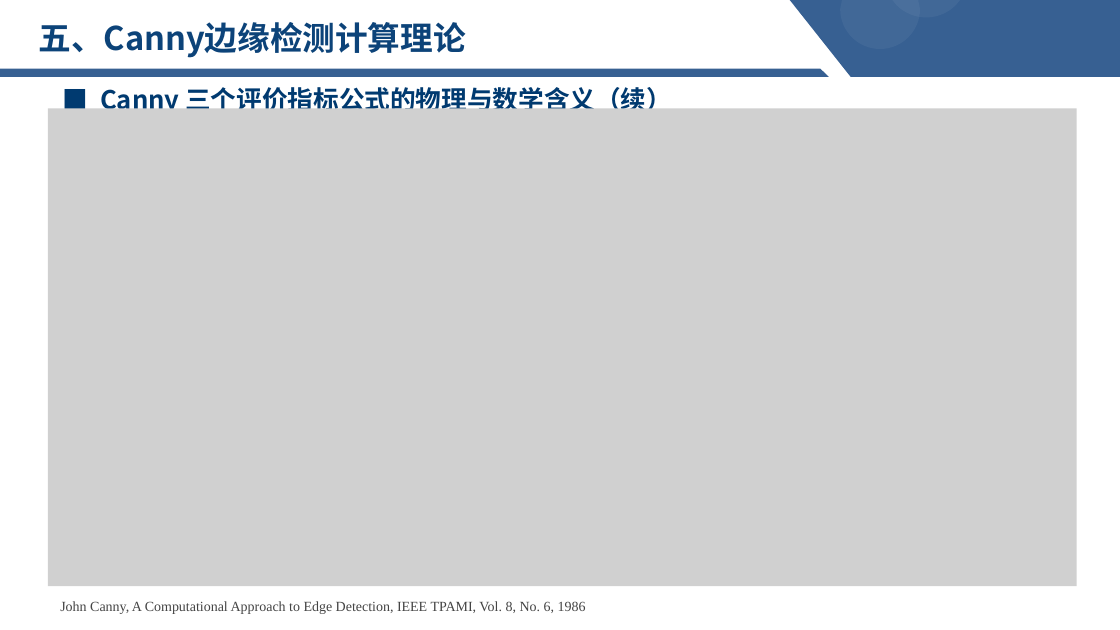
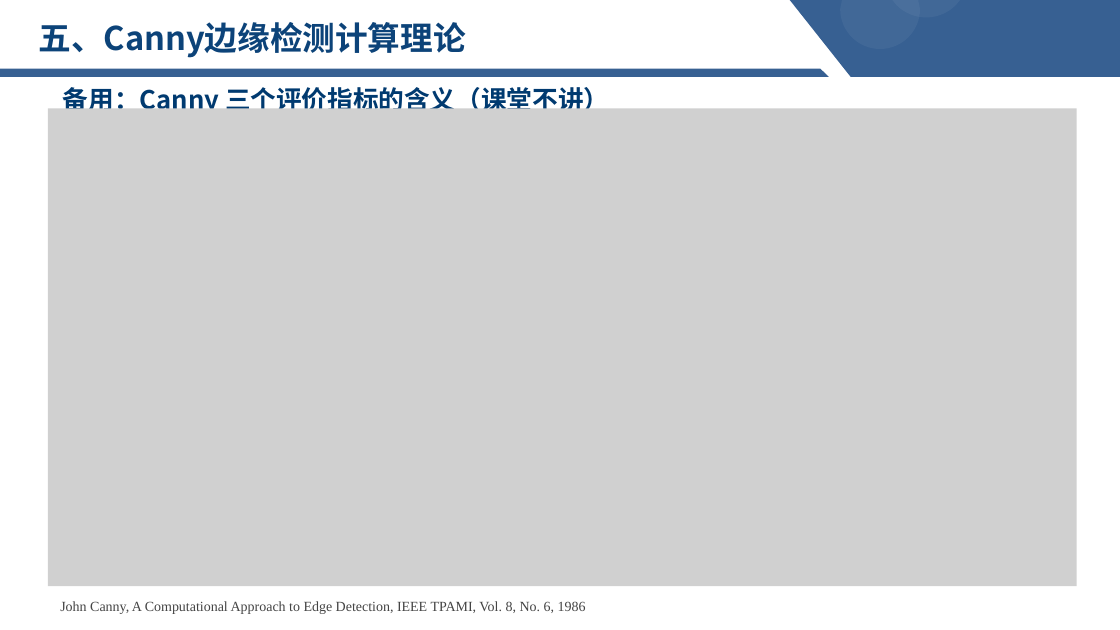
Before and after one commit to zhangshaoming-tongji/DIP, a slide deck: slide 47 of 数字图像处理202509-09-图像增强-边缘检测.pptx (slide 40 before the commit). Drawn at 1120x630 pixels with LibreOffice and Linux fonts; fonts in the diff are those of the drawing; grey boxes stand for pictures; background and template pictures are left out. Boxes give left, top, right and bottom in pixels: in the first picture for what was removed or moved away, otherwise in the second. Text is boxed around its words. In the diff, an @@ line names an element or a change of style, - is before the commit and + after.

```diff
--- a/数字图像处理202509-09-图像增强-边缘检测.pptx
+++ b/数字图像处理202509-09-图像增强-边缘检测.pptx
@@ text at (63, 83, 609, 109): text changed @@
-■ Canny 三个评价指标公式的物理与数学含义（续）
+备用：Canny 三个评价指标的含义（课堂不讲）
```
